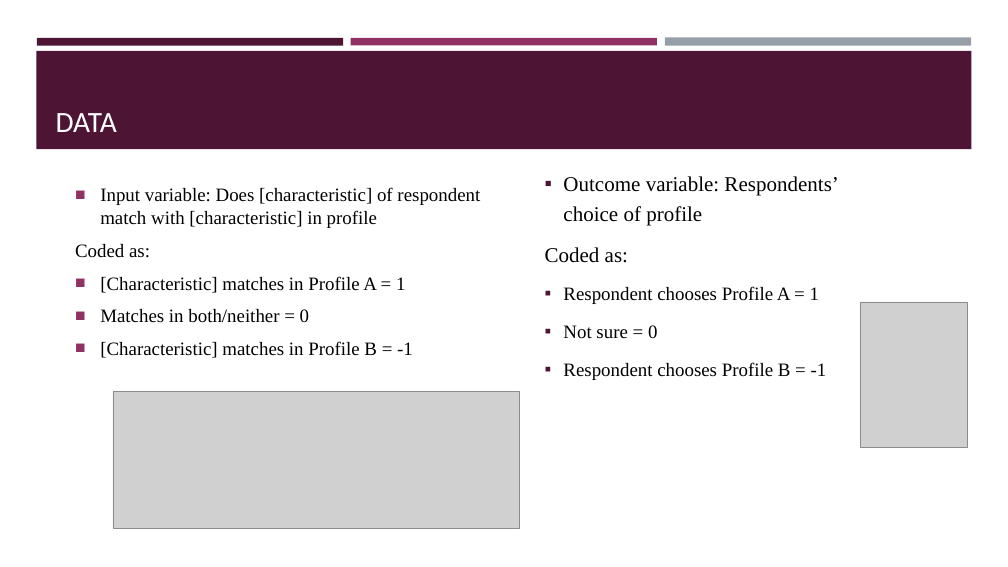
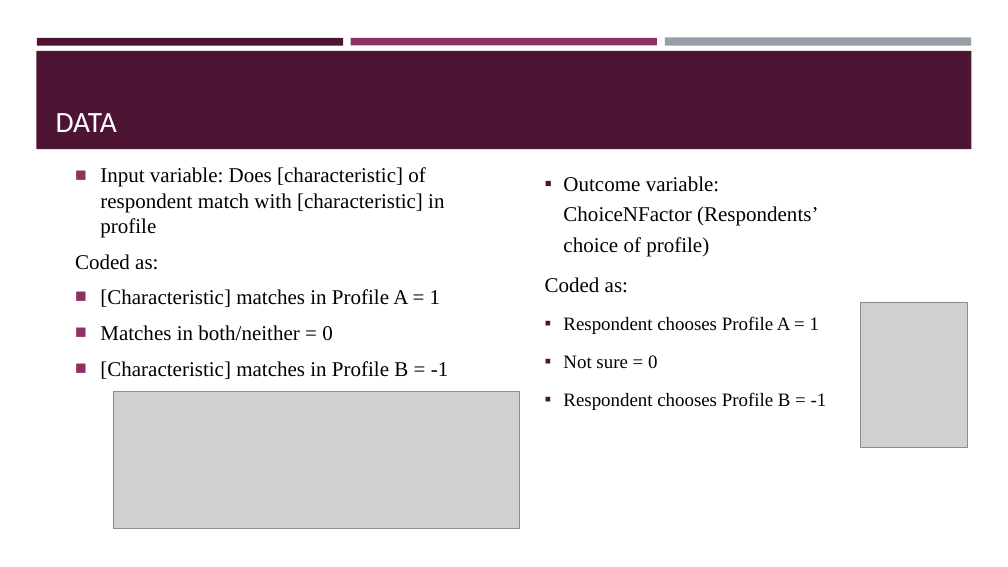
Before and after one commit to KimochiKimchi/StatsII_Spring2024, a slide deck: slide 4 of replication/my_replication/Replication Presentation.pptx. Drawn at 1008x567 pixels with LibreOffice and Linux fonts; fonts in the diff are those of the drawing; grey boxes stand for pictures. Boxes give left, top, right and bottom in pixels: in the first picture for what was removed or moved away, otherwise in the second. Text is boxed around its words. In the diff, an @@ line names an element or a change of style, - is before the commit and + after.

```diff
--- a/replication/my_replication/Replication Presentation.pptx
+++ b/replication/my_replication/Replication Presentation.pptx
@@ text "Input variable: Does [characteristic] of ..." at bbox=[75, 167, 449, 379]: size 18 to 20 pt @@
@@ text at bbox=[563, 176, 818, 256]: text changed @@
-▪ Outcome variable: Respondents’ choice of profile
+▪ Outcome variable: ChoiceNFactor (Respondents’ choice of profile)
```
Also in this commit, not shown: 6 other slides changed, 1 slide added, 1 other file.
